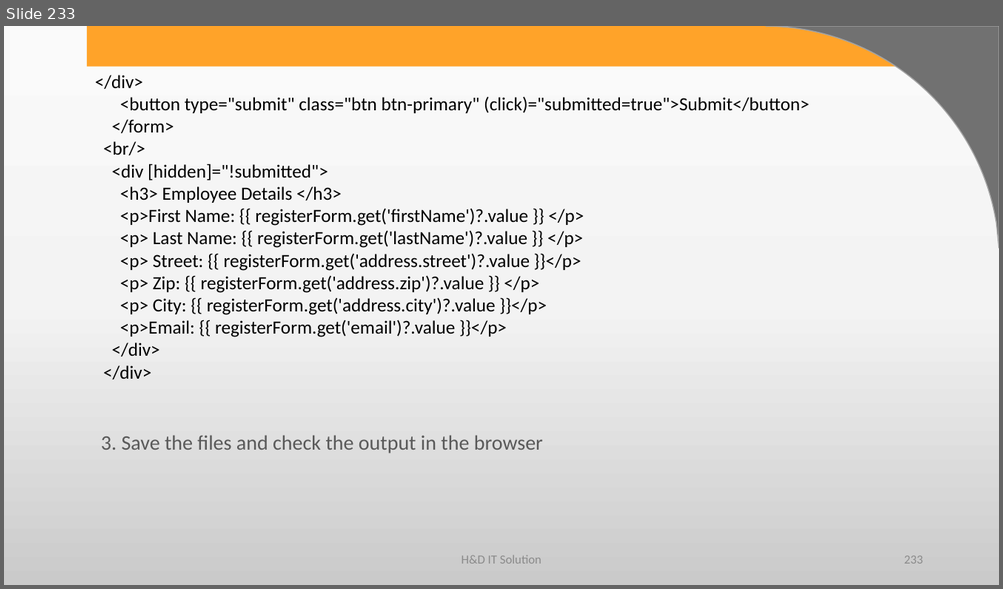
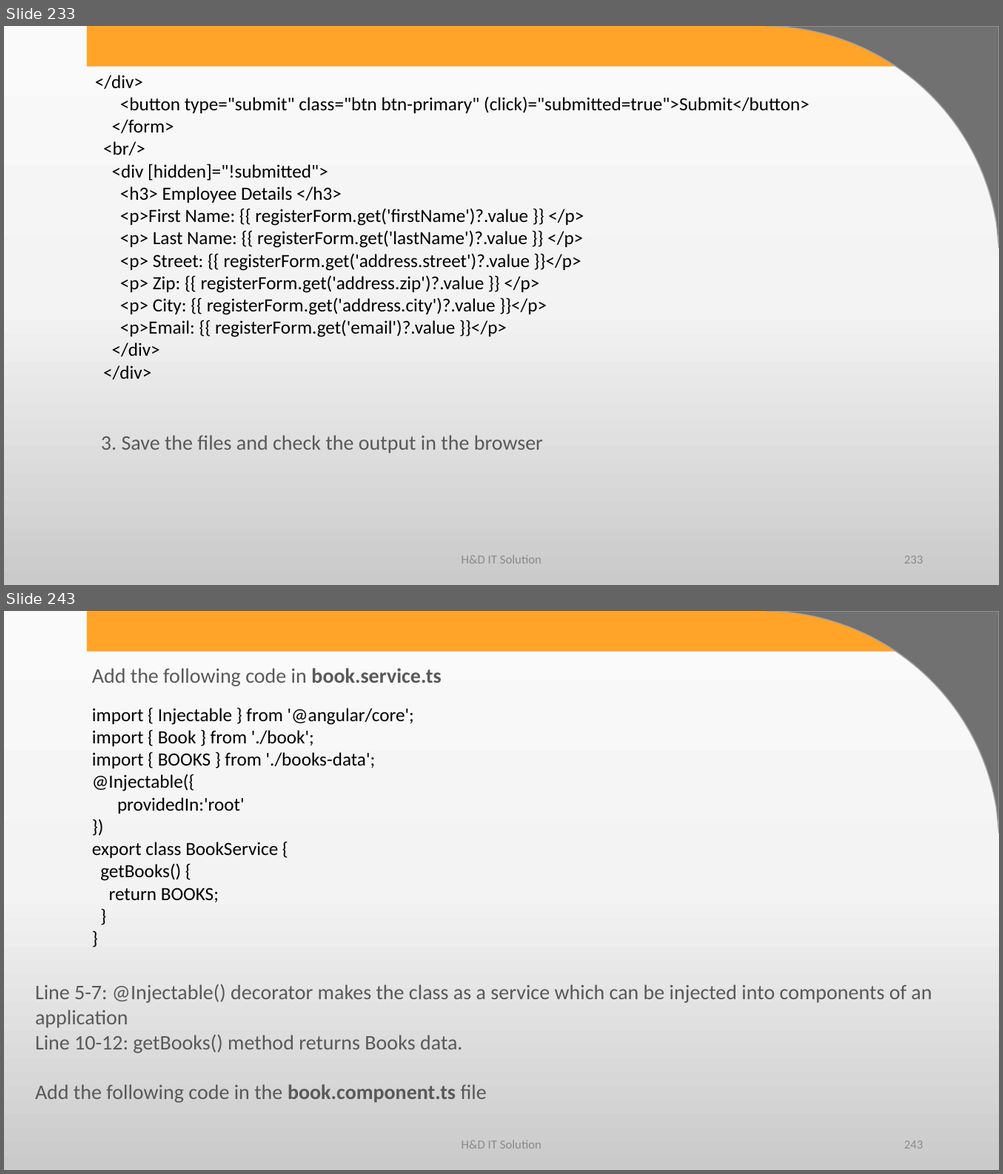
Before and after one commit to harshadasawant/forms, a slide deck: ppt/ANGULAR.pptx. Shown one above the other, each under a label of ours: slide 233 before the commit, slides 233 and 243 after it; the slides between them are not shown. The pictures are 1003x589 and 1003x1174 pixels, drawn with LibreOffice and Linux fonts; fonts in the diff are those of the drawing; background and template pictures are left out. Boxes give left, top, right and bottom in pixels: in the first picture for what was removed or moved away, otherwise in the second. Text is boxed around its words. In the diff, an @@ line names an element or a change of style, - is before the commit and + after.

Commit message:
added service

```diff
--- a/ppt/ANGULAR.pptx
+++ b/ppt/ANGULAR.pptx
@@ slide 243 added at (4, 611, 999, 1170), background gradient #FBFBFB to #F4F4F4 to #CBCBCB; not listed: 2 template elements that a slide beside it also shows @@
@@ text added at (92, 668, 441, 686), 20 pt, text #595959 @@
+Add the following code in book.service.ts
@@ text added at (92, 708, 414, 903), 18 pt, text #000000 @@
+import { Injectable } from '@angular/core';
+import { Book } from './book';
+import { BOOKS } from './books-data';
+@Injectable({
+providedIn:'root'
+})
+export class BookService {
+getBooks() {
+return BOOKS;
+}
+}
@@ text added at (35, 985, 931, 1103), 20 pt, text #595959 @@
+Line 5-7: @Injectable() decorator makes the class as a service which can be injected into components of an application
+Line 10-12: getBooks() method returns Books data.
+Add the following code in the book.component.ts file
@@ text added at (461, 1141, 541, 1149), 12 pt, text #8C8C8C @@
+H&D IT Solution
@@ page number added at (904, 1141, 922, 1149), 12 pt, text #8C8C8C @@
+243
```
Also in this commit, not shown: 25 other slides added, 12 other files.
